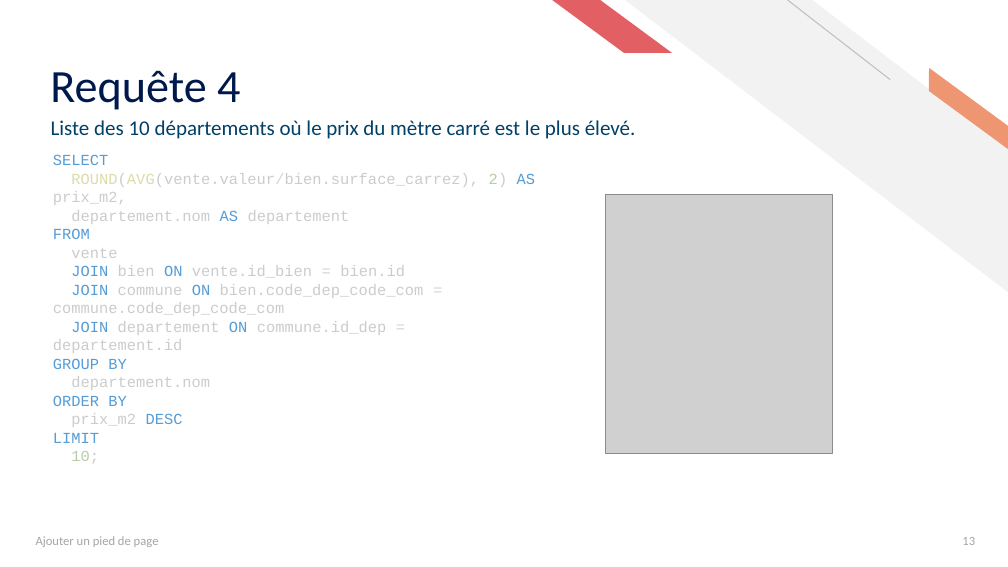
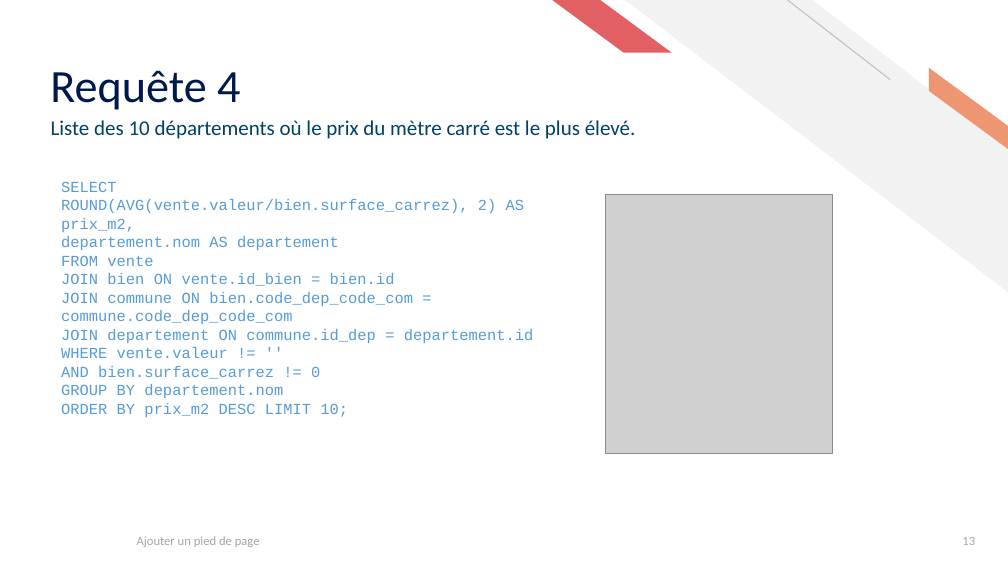
Before and after one commit to ziedbelhocine/Cours-OC, a slide deck: slide 13 of Data_Analyst/Projet_5/Présentation_P5+DA.pptx. Drawn at 1008x567 pixels with LibreOffice and Linux fonts; fonts in the diff are those of the drawing; grey boxes stand for pictures. Boxes give left, top, right and bottom in pixels: in the first picture for what was removed or moved away, otherwise in the second. Text is boxed around its words. In the diff, an @@ line names an element or a change of style, - is before the commit and + after.

```diff
--- a/Data_Analyst/Projet_5/Présentation_P5+DA.pptx
+++ b/Data_Analyst/Projet_5/Présentation_P5+DA.pptx
@@ text "SELECT": place and size @@
-text "SELECT" at [53, 154, 535, 463]
+text "SELECT" at [61, 181, 534, 417]
@@ text at [61, 199, 534, 343]: text colour #DCDCAA to #569CD6 in "ROUND(AVG(vente.valeur/bien.surface_carrez),"; text colour #CCCCCC to #569CD6 in "ROUND(AVG(vente.valeur/bien.surface_carrez), 2) prix_m2,", "departement.nom departement", "bien vente.id_bien bien.id", "commune bien.code_dep_code_com commune.code_dep_code_com" and 1 more places; text colour #D4D4D4 to #569CD6 in "ROUND(AVG(vente.valeur/bien.surface_carrez),", "=", "=", "="; text colour #B5CEA8 to #569CD6 in "2)" @@
@@ text at [61, 255, 153, 266]: text changed; text colour #CCCCCC to #569CD6 @@
-FROM
-vente
+FROM vente
@@ text at [61, 347, 348, 417]: text changed @@
-GROUP BY
-departement.nom
-ORDER BY
-prix_m2 DESC
-LIMIT
-10;
+WHERE vente.valeur != ''
+AND bien.surface_carrez != 0
+GROUP BY departement.nom
+ORDER BY prix_m2 DESC LIMIT 10;
@@ text "Ajouter un pied de page" at [137, 536, 260, 547]: alignment left to centre @@
```
Also in this commit, not shown: 18 other slides changed, 5 other files.
